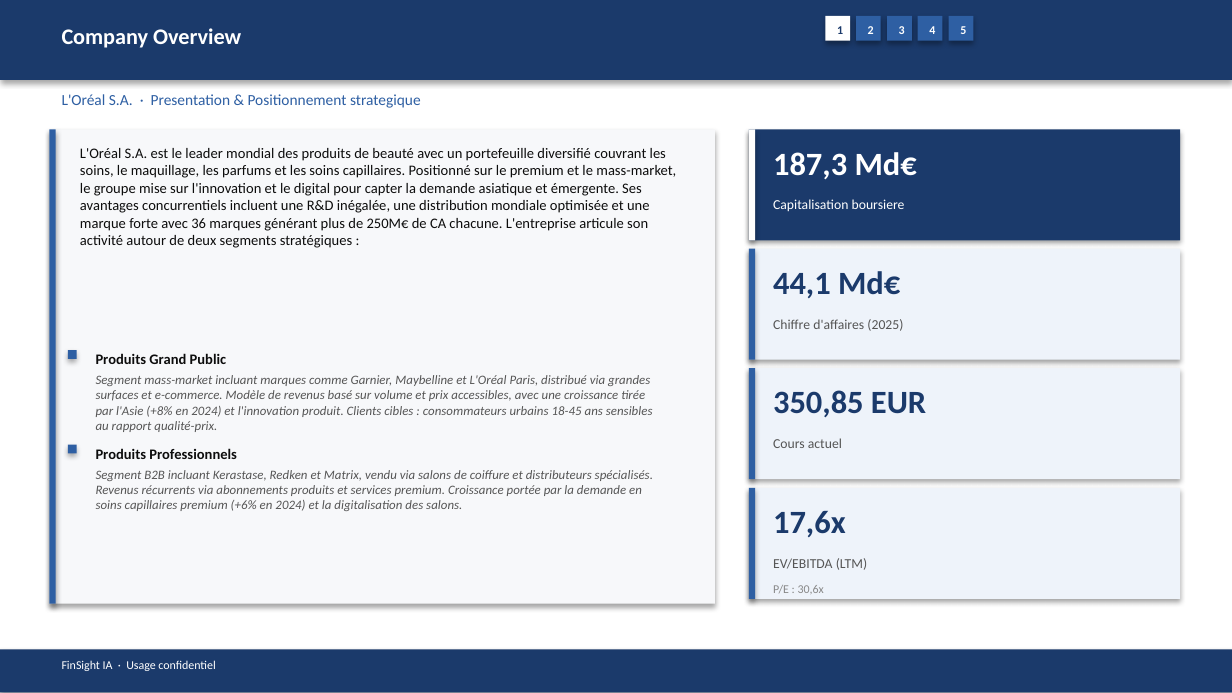
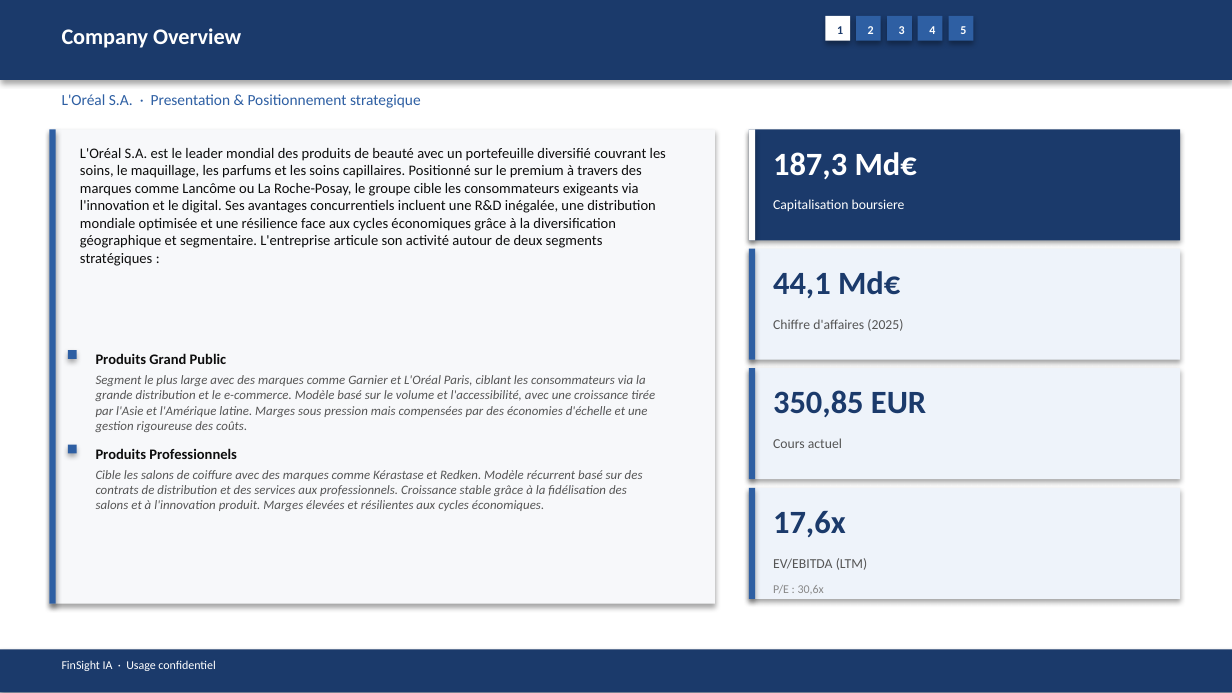
Before and after one commit to baptistejeh07-art/finsight-ia, a slide deck: slide 5 of preview/OR.PA/OR.PA_pitchbook.pptx. Drawn at 1232x693 pixels with LibreOffice and Linux fonts; fonts in the diff are those of the drawing. Boxes give left, top, right and bottom in pixels: in the first picture for what was removed or moved away, otherwise in the second. Text is boxed around its words. In the diff, an @@ line names an element or a change of style, - is before the commit and + after.

```diff
--- a/preview/OR.PA/OR.PA_pitchbook.pptx
+++ b/preview/OR.PA/OR.PA_pitchbook.pptx
@@ text at (x1=80, y1=148, x2=666, y2=266): text changed @@
-L'Oréal S.A. est le leader mondial des produits de beauté avec un portefeuille diversifié couvrant les soins, le maquillage, les parfums et les soins capillaires. Positionné sur le premium et le mass-market, le groupe mise sur l'innovation et le digital pour capter la demande asiatique et émergente. Ses avantages concurrentiels incluent une R&D inégalée, une distribution mondiale optimisée et une marque forte avec 36 marques générant plus de 250M€ de CA chacune. L'entreprise articule son activité autour de deux segments stratégiques :
+L'Oréal S.A. est le leader mondial des produits de beauté avec un portefeuille diversifié couvrant les soins, le maquillage, les parfums et les soins capillaires. Positionné sur le premium à travers des marques comme Lancôme ou La Roche-Posay, le groupe cible les consommateurs exigeants via l'innovation et le digital. Ses avantages concurrentiels incluent une R&D inégalée, une distribution mondiale optimisée et une résilience face aux cycles économiques grâce à la diversification géographique et segmentaire. L'entreprise articule son activité autour de deux segments stratégiques :
@@ text at (x1=96, y1=375, x2=655, y2=432): text changed @@
-Segment mass-market incluant marques comme Garnier, Maybelline et L'Oréal Paris, distribué via grandes surfaces et e-commerce. Modèle de revenus basé sur volume et prix accessibles, avec une croissance tirée par l'Asie (+8% en 2024) et l'innovation produit. Clients cibles : consommateurs urbains 18-45 ans sensibles au rapport qualité-prix.
+Segment le plus large avec des marques comme Garnier et L'Oréal Paris, ciblant les consommateurs via la grande distribution et le e-commerce. Modèle basé sur le volume et l'accessibilité, avec une croissance tirée par l'Asie et l'Amérique latine. Marges sous pression mais compensées par des économies d'échelle et une gestion rigoureuse des coûts.
@@ text at (x1=96, y1=470, x2=643, y2=511): text changed @@
-Segment B2B incluant Kerastase, Redken et Matrix, vendu via salons de coiffure et distributeurs spécialisés. Revenus récurrents via abonnements produits et services premium. Croissance portée par la demande en soins capillaires premium (+6% en 2024) et la digitalisation des salons.
+Cible les salons de coiffure avec des marques comme Kérastase et Redken. Modèle récurrent basé sur des contrats de distribution et des services aux professionnels. Croissance stable grâce à la fidélisation des salons et à l'innovation produit. Marges élevées et résilientes aux cycles économiques.
```
Also in this commit, not shown: 13 other slides changed, 3 other files.
